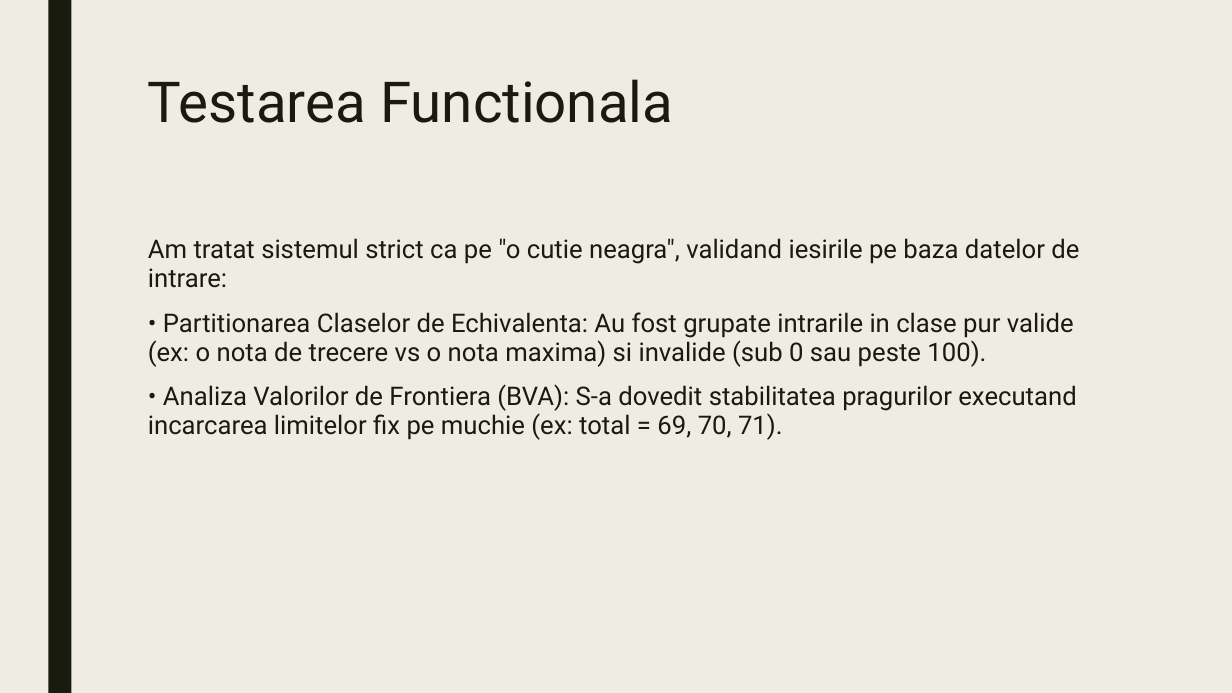
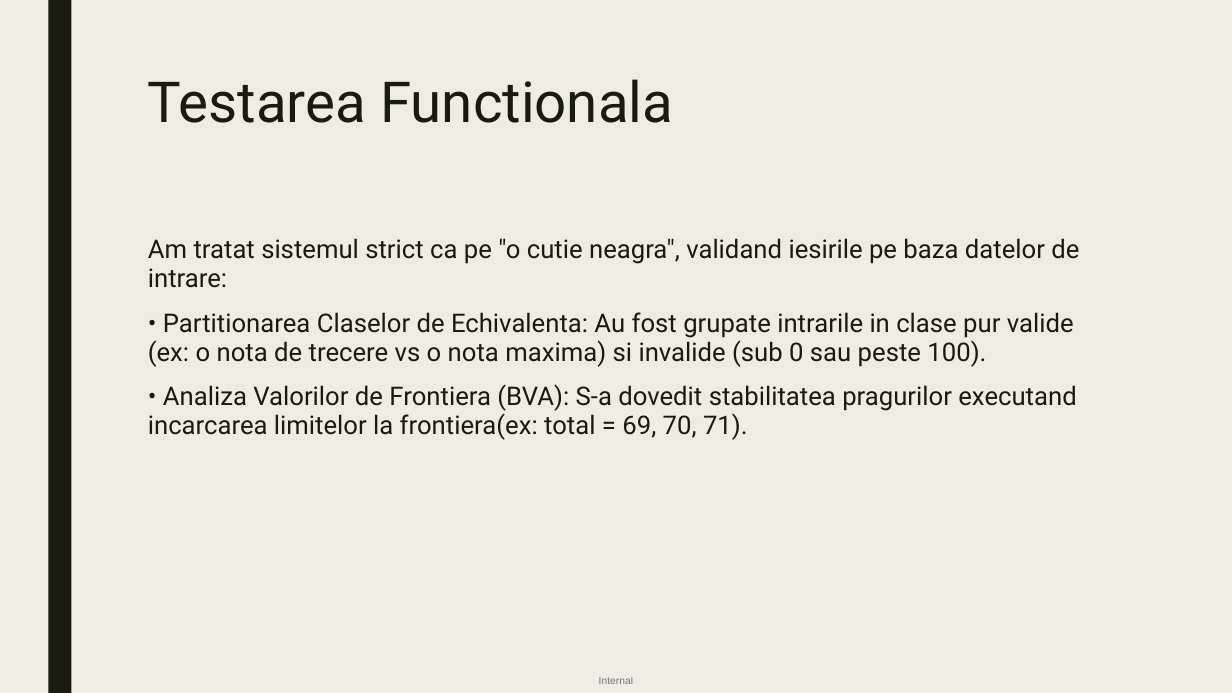
Before and after one commit to apostoltudor/BachelorsDegree-UNIBUC-FMI, a slide deck: slide 4 of TSS.pptx. Drawn at 1232x693 pixels with LibreOffice and Linux fonts; fonts in the diff are those of the drawing. Boxes give left, top, right and bottom in pixels: in the first picture for what was removed or moved away, otherwise in the second. Text is boxed around its words. In the diff, an @@ line names an element or a change of style, - is before the commit and + after.

```diff
--- a/TSS.pptx
+++ b/TSS.pptx
@@ text at box(148, 384, 1076, 440): text changed @@
-• Analiza Valorilor de Frontiera (BVA): S-a dovedit stabilitatea pragurilor executand incarcarea limitelor fix pe muchie (ex: total = 69, 70, 71).
+• Analiza Valorilor de Frontiera (BVA): S-a dovedit stabilitatea pragurilor executand incarcarea limitelor la frontiera(ex: total = 69, 70, 71).
@@ text added at box(599, 677, 633, 684), 8 pt, text #000000 at 50% opacity @@
+Internal
```
Also in this commit, not shown: 8 other slides changed.
